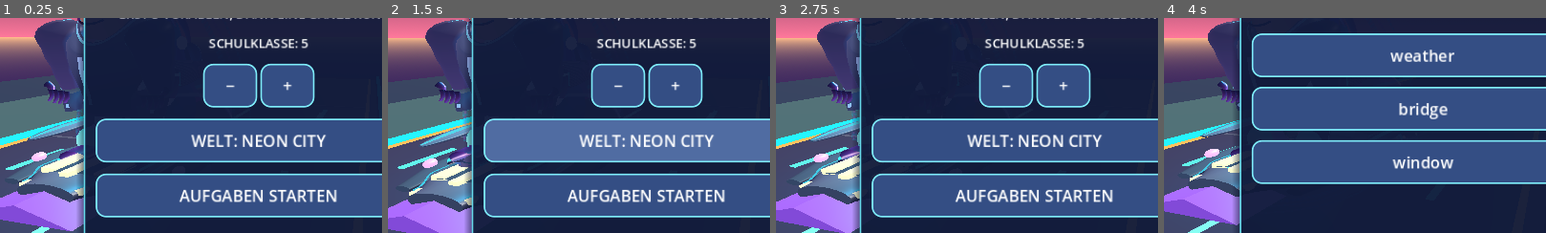
Above: before the commit, frames 1-4 (left to right).
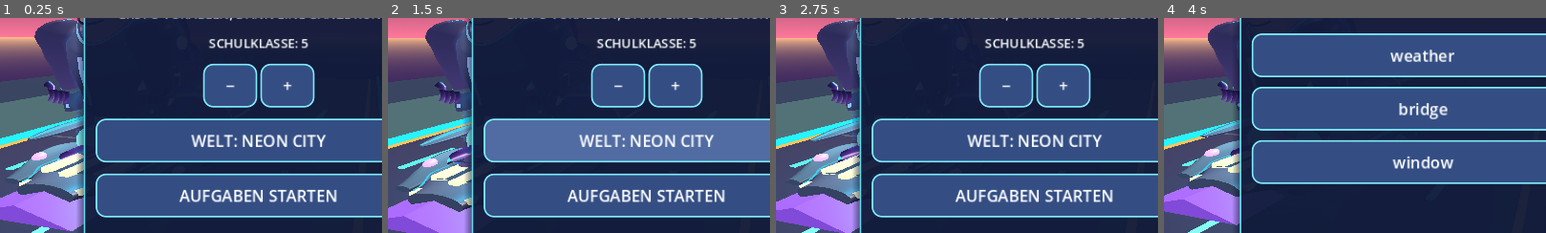
Above: after the commit, the same moments.

Repository: mtothek0703/learnquest-unity-web
Game: Godot game, scene res://main.tscn
Same seed, same stepped clock (60 frames per second), same inputs: the game is played once before the commit and once after it.
Inputs (mouse positions are % of the whole screen's width and height, from its top left):
- Up to frame 1 (0.25 s): no input
- Up to frame 2 (1.5 s): move the mouse to (72, 45) at 0.52 s; hold Right 0.53-1.25 s; hold Q 0.53-1.25 s; click (72, 45) at 0.67 s; tap Space at 0.77, 1.07 s; drag from (30, 55) to (45, 70) at 1.27 s
- Up to frame 3 (2.75 s): move the mouse to (60, 28) at 2.02 s; hold Right from 2.03 s (still down); hold R from 2.03 s (still down)
- Up to frame 4 (4 s): release Right at 2.75 s; release R at 2.75 s; drag from (45, 70) to (20, 35) at 2.77 s; move the mouse to (80, 65) at 3.52 s; hold Left from 3.53 s (still down); hold E from 3.53 s (still down); tap Space at 3.77 s
The pictures show only the part of the screen within x 16-66%, y 32-82%; the shares and areas given below are measured in that part.

The runs differ from the first frame. In frame 1, 0.8% of the frame differs, in the area x 2-21%, y 57-76%; in frame 2, 0.7%; in frame 3, 0.7%; in frame 4, 0.7%.

Commit message:
feat(cc0 draft): sculpt raised gull-wing stabilizer chine into board mesh

Diff:
--- a/godot/hoverboard_sculpted_hull.gd
+++ b/godot/hoverboard_sculpted_hull.gd
@@ -298,8 +298,15 @@
     var center := (inner + outer) * 0.5
     var radius := (outer - inner) * 0.5
     var curl := 0.065 * smoothstep(0.70, 1.0, t)
+    # One continuous gull-wing relief, sculpted into the existing closed
+    # stabilizer mesh: a raised outboard chine and recessed underside.
+    # Both fade at the nose/tail and keep the previous maximum board width.
+    var outboard := pow(maxf(0.0, cos(angle)), 2.0)
+    var underside := pow(maxf(0.0, -sin(angle)), 2.0)
+    var crest := 0.12 * pow(swell, 1.4) * outboard
+    var undercut := 0.028 * swell * underside
     return Vector3(side * (center + radius * cos(angle)),
-        0.295 + curl + (0.035 + 0.022 * swell) * sin(angle), z)
+        0.295 + curl + crest - undercut + (0.035 + 0.022 * swell) * sin(angle), z)
 
 func _wing_normal(side: float, t: float, angle: float) -> Vector3:
     var h := 0.001
@@ -323,8 +330,10 @@
                 Vector2(a, u), Vector2(b, v), Vector2(a, v)]:
                 var point := _wing_point(side, sample.x, sample.y)
                 var highlight := maxf(0.0, sin(sample.y))
-                tool.set_color(Color("#152640").lerp(Color("#56718a"),
-                    0.18 + 0.35 * highlight + 0.07 * sin(PI * sample.x)))
+                var chine := pow(maxf(0.0, sin(PI * sample.x)), 1.15) * \
+                    pow(maxf(0.0, cos(sample.y)), 2.0)
+                tool.set_color(Color("#152640").lerp(Color("#779db6"),
+                    0.18 + 0.35 * highlight + 0.07 * sin(PI * sample.x) + 0.28 * chine))
                 tool.set_normal(_wing_normal(side, sample.x, sample.y))
                 tool.add_vertex(point)
     # Both aerofoil ends now have real 3D caps, avoiding open tubular wings.
--- a/godot/hoverboard_sculpted_hull_test.gd
+++ b/godot/hoverboard_sculpted_hull_test.gd
@@ -162,6 +162,29 @@
         if satin == null or satin.roughness < 0.55 or satin.metallic > 0.40:
             _fail("side stabilizers must use satin composite, not glossy purple")
             return
+        # New genuine 3D gull-wing ridge must rise above the inboard root,
+        # with a smooth nose transition and a recessed lower shell.
+        var crest: Vector3 = sculpt.call("_wing_point", side, 0.5, 0.0)
+        var root_point: Vector3 = sculpt.call("_wing_point", side, 0.5, PI)
+        var nose_crest: Vector3 = sculpt.call("_wing_point", side, 0.02, 0.0)
+        var lower: Vector3 = sculpt.call("_wing_point", side, 0.5, PI * 1.5)
+        var upper: Vector3 = sculpt.call("_wing_point", side, 0.5, PI * 0.5)
+        if crest.y - root_point.y < 0.105 or crest.y - nose_crest.y < 0.10 or \
+                upper.y - lower.y < 0.13:
+            _fail("closed board stabilizers need visible outboard sculpted crests and lower undercut")
+            return
+        var crest_seen := false
+        var crest_luminance := -1.0
+        var root_luminance := -1.0
+        for k in range(wing_vertices.size()):
+            if wing_vertices[k].distance_to(crest) < 0.0001:
+                crest_seen = true
+                crest_luminance = maxf(crest_luminance, wing_colors[k].get_luminance())
+            if wing_vertices[k].distance_to(root_point) < 0.0001:
+                root_luminance = maxf(root_luminance, wing_colors[k].get_luminance())
+        if not crest_seen or root_luminance < 0.0 or crest_luminance < root_luminance + 0.07:
+            _fail("actual GPU wing mesh must show a brighter raised outboard chine")
+            return
         for t in [0.15, 0.5, 0.85]:
             var mirrored: Vector3 = sculpt.call("_wing_point", -side, t, 0.0)
             var sample: Vector3 = sculpt.call("_wing_point", side, t, 0.0)
Not shown, added: docs/sprints/2026-10-31-cc0-gull-wing-contour.md
